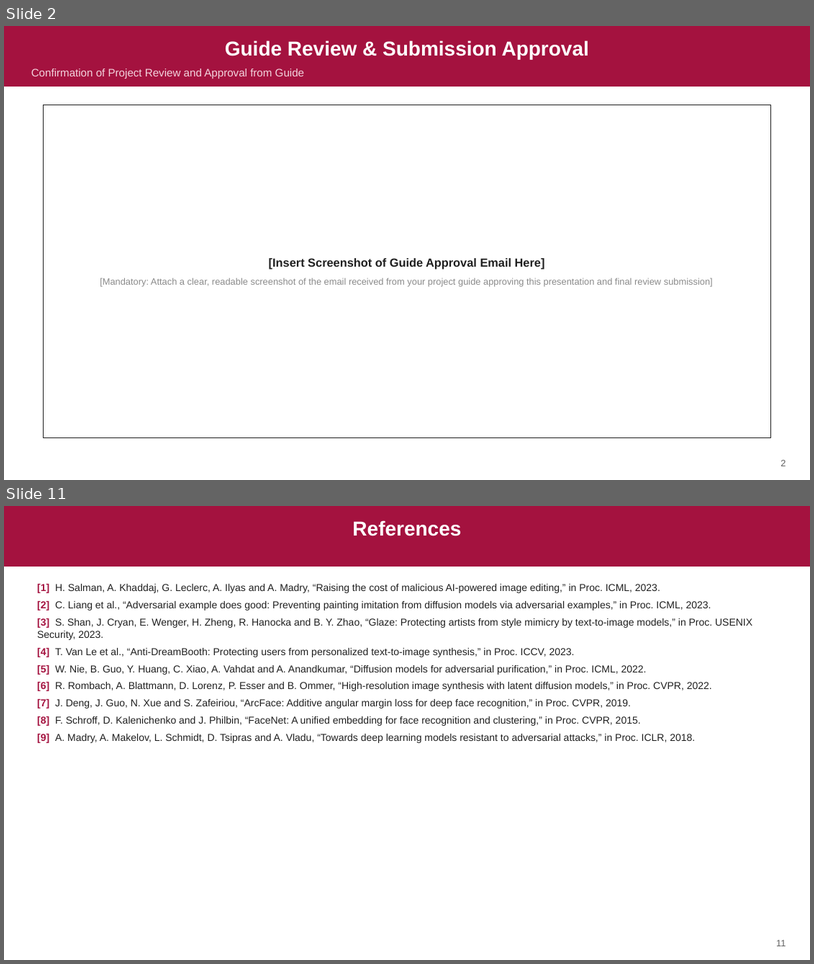
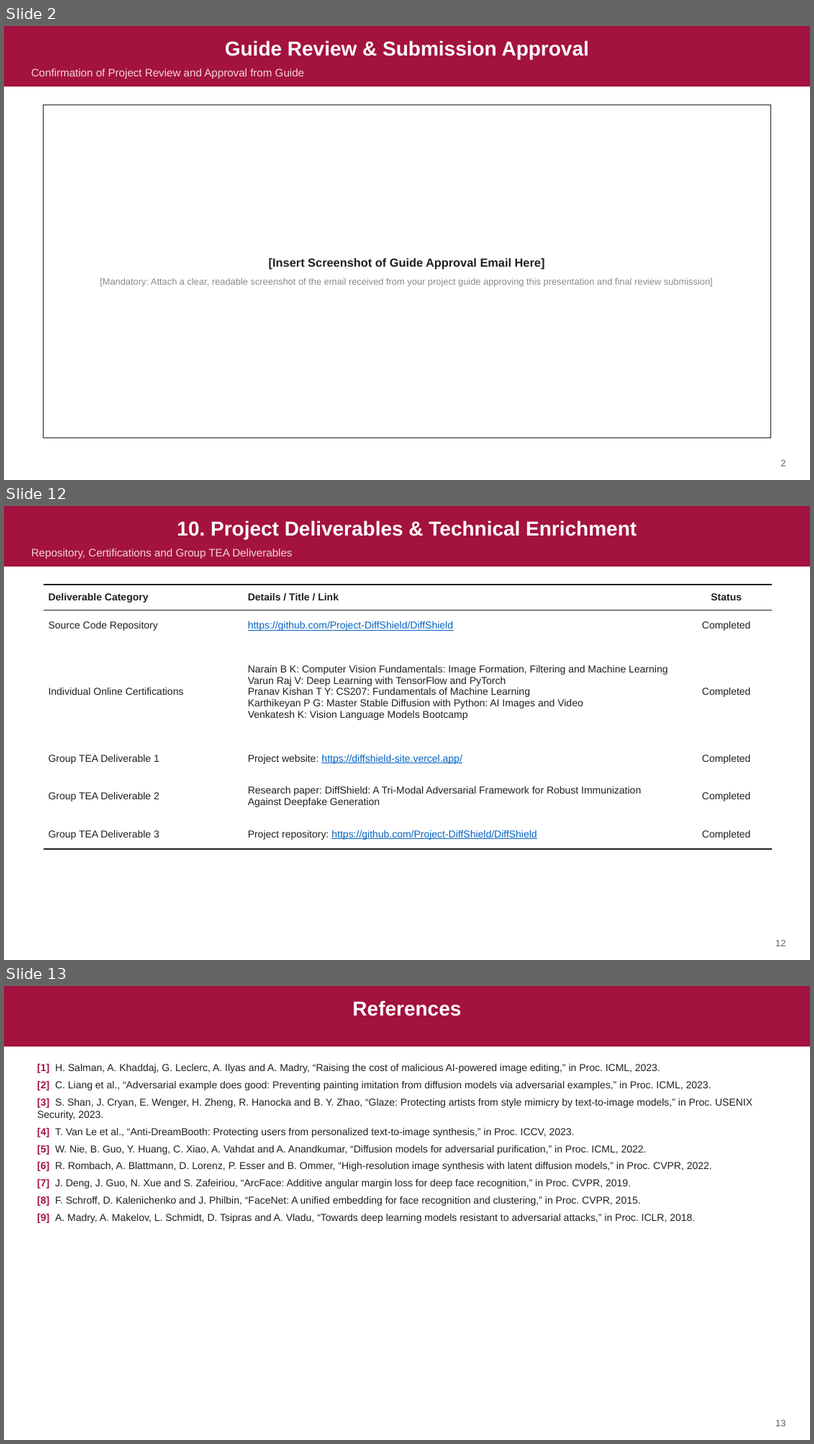
Before and after one commit to Project-DiffShield/DiffShield, a slide deck: reports/DiffShield_PhaseII_External_Review.pptx. Shown one above the other, each under a label of ours: slides 2 and 11 before the commit, slides 2, 12 and 13 after it; the slides between them are not shown. The pictures are 814x964 and 814x1444 pixels, drawn with LibreOffice and Linux fonts; fonts in the diff are those of the drawing. Boxes give left, top, right and bottom in pixels: in the first picture for what was removed or moved away, otherwise in the second. Text is boxed around its words. In the diff, an @@ line names an element or a change of style, - is before the commit and + after.

Commit message:
Phase II deck rebuilt around the final method (trial 14): team details, guide, new objectives, methods-compared slide, trial 14 results and cleanup chart, deliverables slide with links

```diff
--- a/reports/DiffShield_PhaseII_External_Review.pptx
+++ b/reports/DiffShield_PhaseII_External_Review.pptx
@@ slide 12 added at (4, 506, 810, 960), background #FFFFFF; not listed: 1 template element that a slide beside it also shows @@
@@ title added at (177, 520, 637, 539), 24 pt, text #FFFFFF, bold @@
+10. Project Deliverables & Technical Enrichment
@@ text added at (31, 548, 292, 559), 13 pt, text #F3D3DD @@
+Repository, Certifications and Group TEA Deliverables
@@ table added at (44, 584, 772, 842), 6 rows, 3 columns @@
+Deliverable Category | Details / Title / Link | Status
+Source Code Repository | https://github.com/Project-DiffShield/DiffShield | Completed
+Individual Online Certifications | Narain B K: Computer Vision Fundamentals: Image Formation, Filtering and Machine Learning / Varun Raj V: Deep Learning with TensorFlow and PyTorch / Pranav Kishan T Y: CS207: Fundamentals of Machine Learning / Karthikeyan P G: Master Stable Diffusion with Python: AI Images and Video / Venkatesh K: Vision Language Models Bootcamp | Completed
+Group TEA Deliverable 1 | Project website: https://diffshield-site.vercel.app/ | Completed
+Group TEA Deliverable 2 | Research paper: DiffShield: A Tri-Modal Adversarial Framework for Robust Immunization Against Deepfake Generation | Completed
+Group TEA Deliverable 3 | Project repository: https://github.com/Project-DiffShield/DiffShield | Completed
@@ page number added at (776, 939, 786, 946), 11 pt, text #5F5F5F @@
+12
@@ what was slide 11 is now slide 13 @@
@@ page number at (776, 1419, 786, 1426): text changed @@
-11
+13
```
Also in this commit, not shown: 8 slides changed, 2 other slides added, 1 slide removed, 1 other file.
